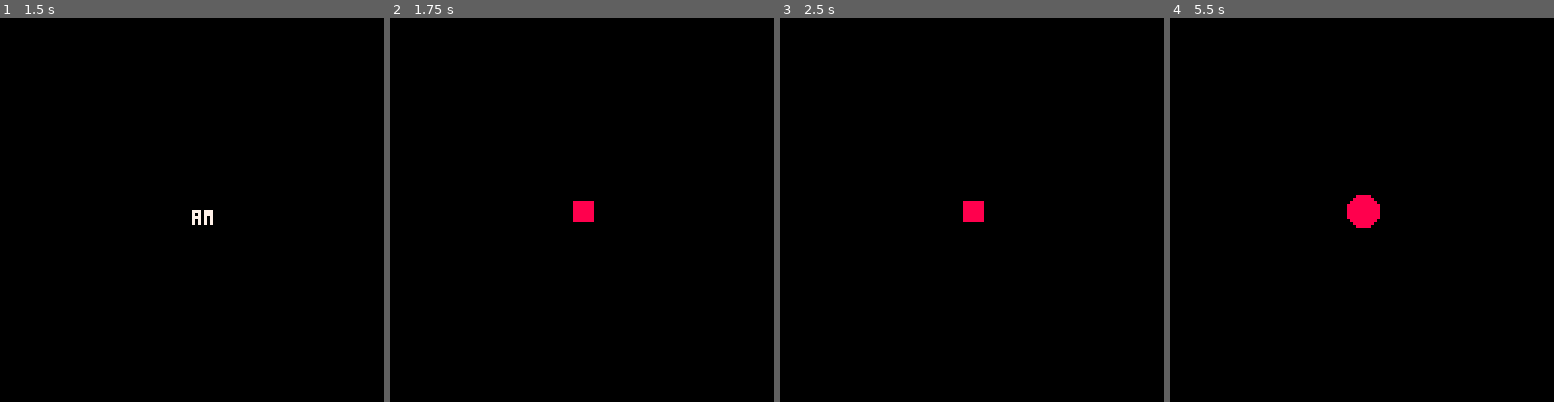
Above: before the commit, frames 1-4 (left to right).
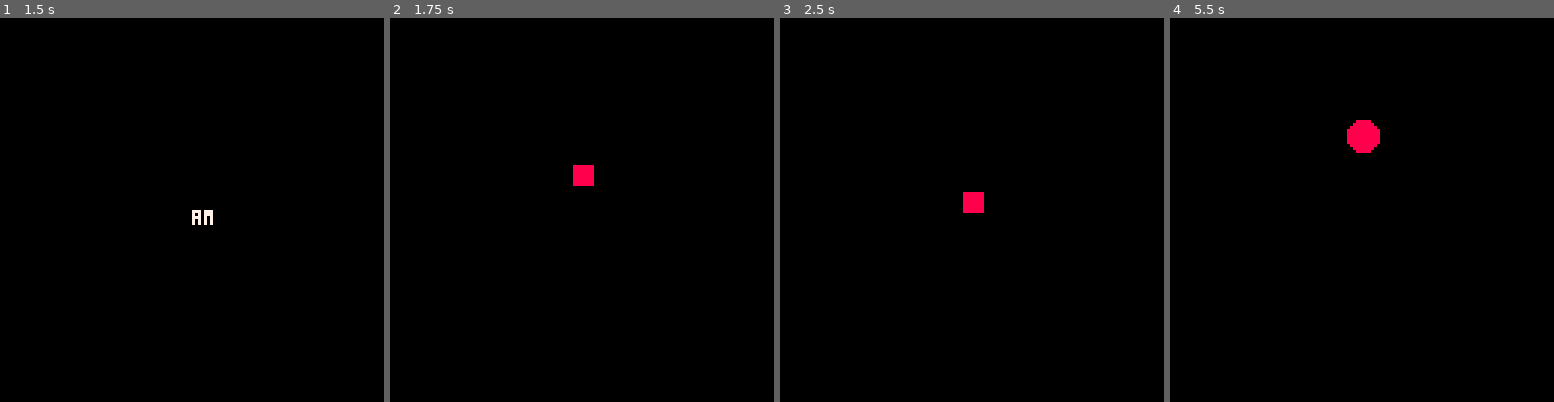
Above: after the commit, the same moments.

Repository: shen-sat/pico8-copilot
Game: PICO-8 cartridge game.p8
Two runs of this game, one before a commit and one after it. Both use one fixed random seed, a clock stepped at 60 frames per second and the inputs below.
Inputs:
- Up to frame 1 (1.5 s): no input
- Up to frame 2 (1.75 s): hold Right from 1.6 s (still down)
- Up to frame 3 (2.5 s): release Right at 2.1 s; hold Up 2.15-2.42 s; hold Right from 2.47 s (still down)
- Up to frame 4 (5.5 s): release Right at 3.03 s; hold Left 3.08-3.58 s; hold Right 4.02-4.68 s; hold Up 4.73-5.03 s; hold Left from 5.08 s (still down)

Frame 1 is identical in both runs. In frame 2, 0.6% of the frame differs, in the area x 47-54%, y 38-54%; in frame 3, 0.3%; in frame 4, 1.2%, in the area x 46-55%, y 26-55%.

Commit message:
Add move state system, and fix the fact that we were executing first frame fewer loops that subsequent frames

Diff:
--- a/controller.lua
+++ b/controller.lua
@@ -5,8 +5,10 @@
             player:set_animation_state(player_animations.left)
         elseif btnp(1) then -- Right button
             player:set_animation_state(player_animations.right)
+            player:set_move_state(player_move_states.right)
         elseif btnp(2) then -- Up button
             player:set_animation_state(player_animations.idle)
+            player:set_move_state(player_move_states.idle)
         end
     end
 }
--- a/game.p8
+++ b/game.p8
@@ -3,6 +3,7 @@
 __lua__
 #include shared.lua
 #include player/player_animations_states.lua
+#include player/player_move_states.lua
 #include player.lua
 #include controller.lua
 
@@ -14,12 +15,16 @@
 
     -- Set initial animation state
     player:set_animation_state(player_animations.idle)
+    -- Set initial move state
+    player:set_move_state(player_move_states.idle)
 end
 
 function _update()
     -- Handle input and update player
     controller:handle_input()
     player:update(1/30) -- Assuming 30 FPS
+    player:move()
+
 
     current_time += 1
 end
--- a/player.lua
+++ b/player.lua
@@ -5,15 +5,30 @@
         x = x,
         y = y,
         animation_state = nil,
+        move_state = nil,
 
         set_animation_state = function(self, state)
             self.animation_state = state
             self.animation_state:reset()
         end,
 
+        set_move_state = function(self, state)
+            self.move_state = state
+            self.move_state:reset()
+        end,
+
         update = function(self, dt)
+            if self.move_state then
+                self.move_state:update(dt)
+            end
             if self.animation_state then
-                self.animation_state:update(dt, self)
+                self.animation_state:update(dt)
+            end
+        end,
+
+        move = function(self)
+            if self.move_state then
+                self.move_state:move(self)
             end
         end,
 
--- /dev/null
+++ b/player/player_move_states.lua
@@ -0,0 +1,18 @@
+-- Player-specific move states
+
+player_move_states = {
+    idle = create_move_state(1, {
+        function(self, caller)
+        end
+    }, true),
+
+    right = create_move_state(10, {
+        function(self, caller) caller.y -= 3 end, -- frame 1
+        function(self, caller) caller.y += 3 end, -- frame 2
+        function(self, caller) caller.y -= 2 end, -- frame 1
+        function(self, caller) caller.y += 2 end, -- frame 2
+        function(self, caller) caller.y -= 1 end, -- frame 1
+        function(self, caller) caller.y += 1 end, -- frame 2
+
+    }, false)
+}
--- a/shared.lua
+++ b/shared.lua
@@ -12,13 +12,19 @@
         loop = loop, -- Define the loop attribute
         elapsed_time = 0,
         current_frame = 1,
+        is_first_loop = true, -- Add is_first_loop attribute
 
         reset = function(self)
             self.elapsed_time = 0
             self.current_frame = 1
+            self.is_first_loop = true
         end,
 
         update = function(self, dt)
+            if self.is_first_loop then
+                self.is_first_loop = false
+                return
+            end
             self.elapsed_time = self.elapsed_time + dt
             local frame_duration = 1 / self.speed
 
@@ -29,7 +35,7 @@
                 if self.current_frame > #self.frames then
                     if not self.loop then
                         -- Call the AnimationManager to handle the next animation
-                        handle_next_animation(self)
+                        handle_next_state(self)
                     else
                         self.current_frame = 1 -- Loop back to the first frame
                     end
@@ -43,11 +49,58 @@
     }
 end
 
-function handle_next_animation(animation_state)
-    -- Switch statement to determine the next animation
-    if animation_state == player_animations.right then
-        -- Transition to idle animation after right animation finishes
+function handle_next_state(state)
+    if state == player_animations.right then
         player:set_animation_state(player_animations.idle)
     end
-    -- Add more cases as needed for other animations
+    if state == player_move_states.right then
+        player:set_move_state(player_move_states.idle)
+    end
 end
+
+function create_move_state(speed, frames, loop)
+    assert(type(speed) == "number" and speed > 0, "[create_move_state] 'speed' must be a positive number")
+    assert(type(frames) == "table" and #frames > 0, "[create_move_state] 'frames' must be a non-empty table")
+    for i, frame in ipairs(frames) do
+        assert(type(frame) == "function", "[create_move_state] frame #"..i.." is not a function")
+    end
+    assert(type(loop) == "boolean", "[create_move_state] 'loop' must be a boolean value")
+    return {
+        speed = speed,
+        frames = frames,
+        loop = loop,
+        elapsed_time = 0,
+        current_frame = 1,
+        is_first_loop = true,
+        reset = function(self)
+            self.elapsed_time = 0
+            self.current_frame = 1
+            self.is_first_loop = true
+        end,
+        update = function(self, dt)
+            if self.is_first_loop then
+                self.is_first_loop = false
+                return
+            end
+            self.elapsed_time = self.elapsed_time + dt
+            local frame_duration = 1 / self.speed
+            if self.elapsed_time >= frame_duration then
+                self.elapsed_time = 0
+                self.current_frame = self.current_frame + 1
+                if self.current_frame > #self.frames then
+                    if not self.loop then
+                        handle_next_state(self)
+                    else
+                        self.current_frame = 1
+                    end
+                end
+            end
+        end,
+        move = function(self, caller)
+            local move_fn = self.frames[self.current_frame]
+            if move_fn then
+                move_fn(self, caller)
+            end
+        end
+    }
+end
